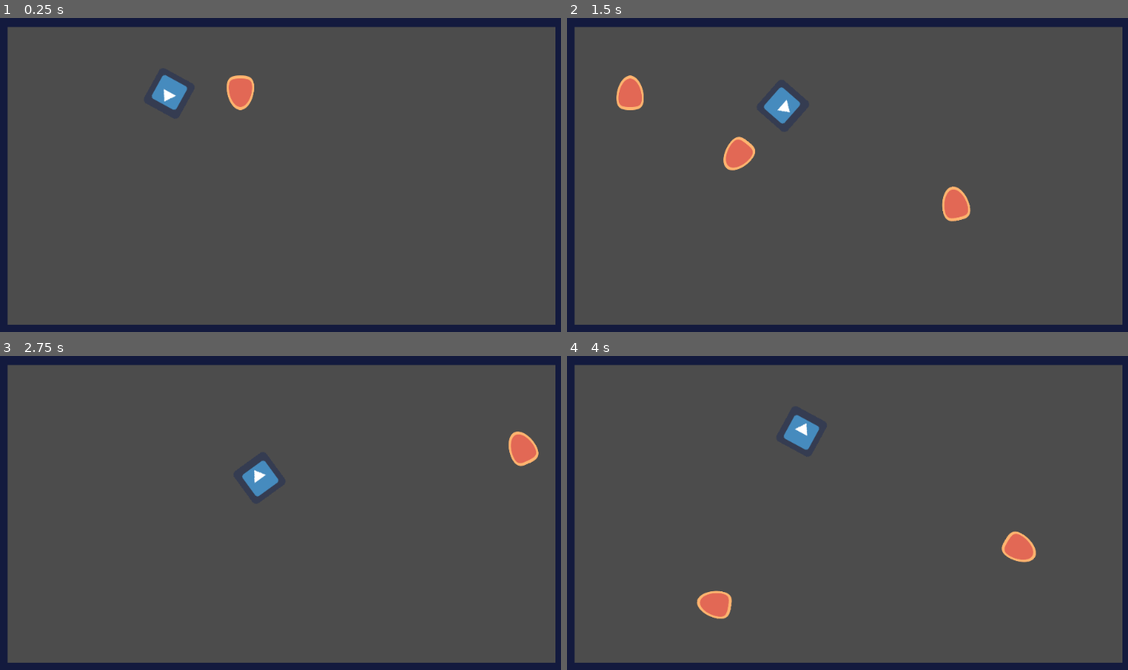
Above: before the commit, frames 1-4 (two rows, left to right).
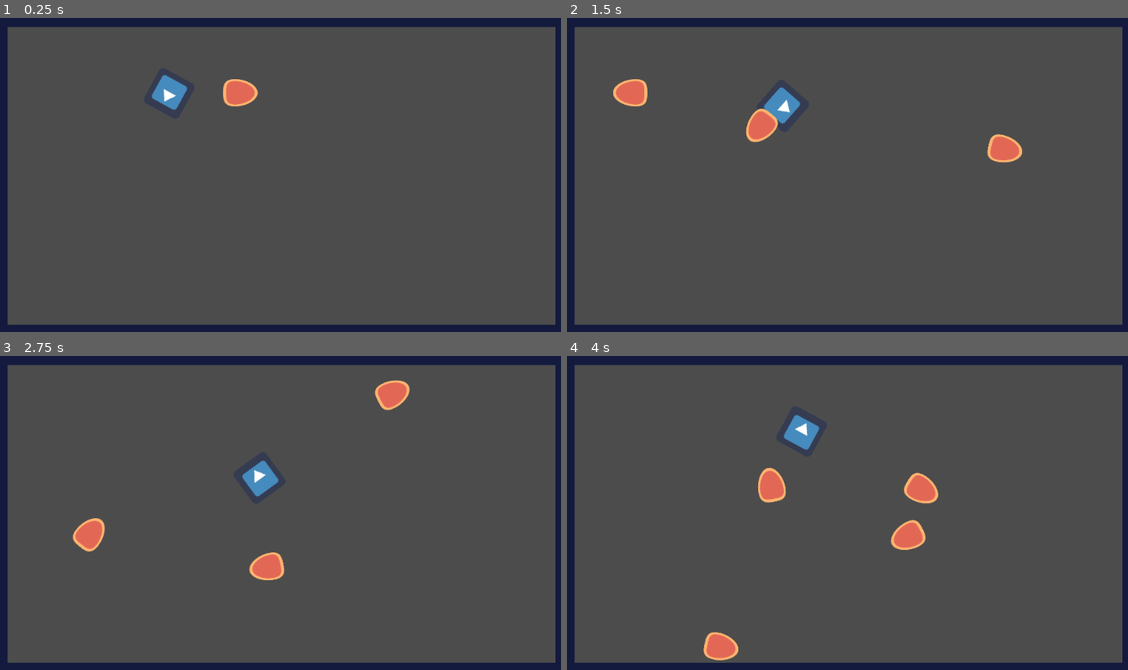
Above: after the commit, the same moments.

Repository: yenyao/GodotJam
Game: Godot game, scene res://src/Levels/FirstScene.tscn
Same seed, same stepped clock (60 frames per second), same inputs: the game is played once before the commit and once after it. The engine's default icon, where the game draws it, is replaced by a stand-in: a white triangle on a blue panel in a dark square.
Inputs (mouse positions are in pixels of both pictures, inside the frame that each line leads up to):
- Up to frame 1 (0.25 s): no input
- Up to frame 2 (1.5 s): move the mouse to (982, 143) at 0.52 s; hold D (move_right) 0.53-1.28 s; click (982, 143) at 0.6 s; move the mouse to (718, 181) at 1.27 s; hold S (move_down) from 1.28 s (still down); click (718, 181) at 1.35 s
- Up to frame 3 (2.75 s): move the mouse to (342, 418) at 2.02 s; release S (move_down) at 2.03 s; hold D (move_right) from 2.03 s (still down); click (342, 418) at 2.1 s
- Up to frame 4 (4 s): move the mouse to (813, 575) at 2.77 s; release D (move_right) at 2.78 s; hold W (move_up) 2.78-3.53 s; click (813, 575) at 2.85 s; move the mouse to (1032, 556) at 3.52 s; hold A (move_left) from 3.53 s (still down); click (1032, 556) at 3.6 s

The runs differ from the first frame. In frame 1, 0.3% of the frame differs, in the area x 39-47%, y 18-30%; in frame 2, 2.1%; in frame 3, 1.8%; in frame 4, 2.7%, in the area x 23-84%, y 35-97%.

Commit message:
Bullet spawning refactor

Diff:
--- a/src/Levels/FirstScene.gd
+++ b/src/Levels/FirstScene.gd
@@ -1,9 +1,5 @@
 extends Node2D
 
-
-func _on_Player_shoot(Bullet, direction, location):
-	var bullet = Bullet.instance()
+func _on_Player_shoot(bullet):
+	bullet.velocity *= 0.5
 	add_child(bullet)
-	bullet.rotation = direction
-	bullet.position = location
-	bullet.velocity = bullet.velocity.rotated(direction)
--- a/src/actors/Bullet.gd
+++ b/src/actors/Bullet.gd
@@ -5,15 +5,13 @@
 var bounce = 0
 
 func _ready():
-	rotation =  get_angle(velocity)
+	rotation =  velocity.angle()
 
 func _physics_process(_delta):
 	move_bullet()
 
-
 func move_bullet():
 	var collision = move_and_collide(velocity * get_physics_process_delta_time())
-	#print(collision)
 
 	if collision:
 		bounce += 1
@@ -21,9 +19,6 @@
 			queue_free()
 			return
 		velocity = velocity.bounce(collision.normal)
-		rotation =  get_angle(velocity)
+		rotation =  velocity.angle()
 
 	return collision
-
-func get_angle(velocity):
-	return velocity.angle() + PI/2
--- a/src/actors/player.gd
+++ b/src/actors/player.gd
@@ -1,6 +1,6 @@
 extends KinematicBody2D
 
-signal shoot(bullet, rotation, location)
+signal shoot(bullet, velocity, location)
 
 export var speed = 100
 var velocity = Vector2(0,0)
@@ -25,11 +25,12 @@
 
 func shoot():
 	if Input.is_action_just_pressed("shoot"):
-		emit_signal("shoot", Bullet, rotation, position)
-		print("rotation: ")
-		print(rotation)
+		var bullet = Bullet.instance()
+		bullet.velocity = Vector2.UP.rotated(rotation + PI/2) * 1000
+		bullet.rotation = bullet.velocity.angle()
+		bullet.position = position
 
+		emit_signal("shoot", bullet)
 
 func _on_Area2D_body_entered(body):
-	#print(body.name)
-	print(" ")
+	print(body.name)
